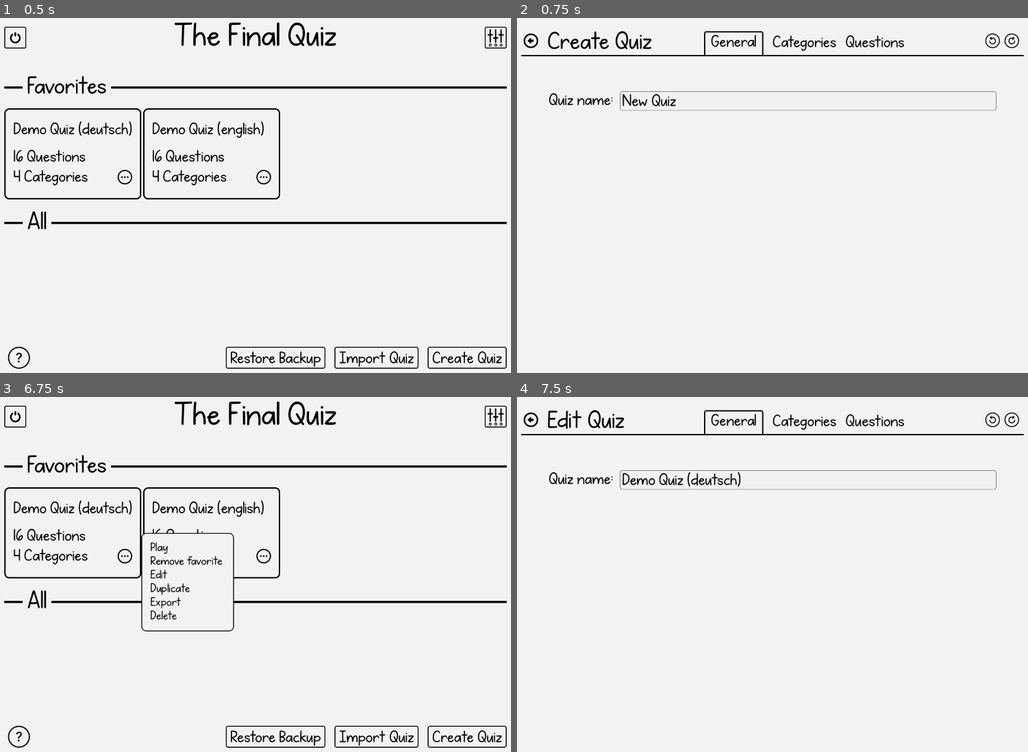
Above: before the commit, frames 1-4 (two rows, left to right).
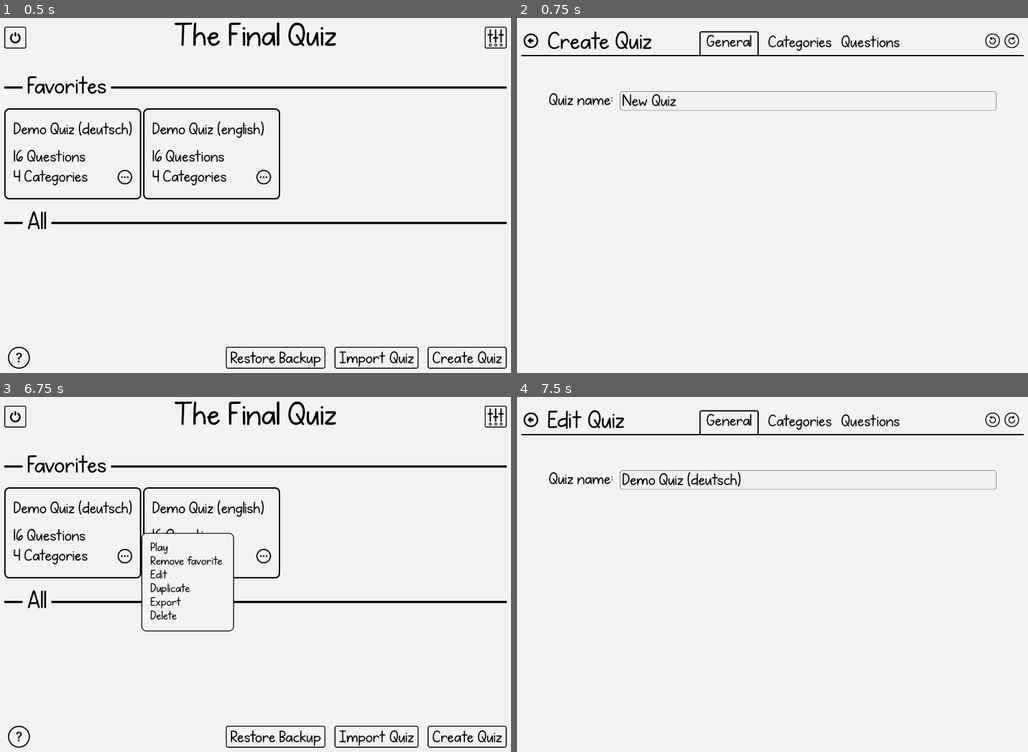
Above: after the commit, the same moments.

Repository: TheCheese42/abschlussquiz
Game: Godot game, scene res://scenes/main_window.tscn
The game is run twice, just before and just after one commit, with the same random seed, the same clock (stepped at 60 frames per second) and the same inputs.
Inputs (mouse positions are in pixels of both pictures, inside the frame that each line leads up to):
- Up to frame 1 (0.5 s): no input
- Up to frame 2 (0.75 s): click "Create Quiz" at 0.5 s
- Up to frame 3 (6.75 s): click (475, 418) at 1.25 s; click (495, 418) at 2 s; click (475, 418) at 2.75 s; click (495, 418) at 3.5 s; click (475, 418) at 4.25 s; click (495, 418) at 5 s; click (15, 418) at 5.75 s; click (122, 556) at 6.52 s
- Up to frame 4 (7.5 s): click "Edit" at 7.25 s

Frame 1 is identical in both runs. In frame 2, 0.7% of the frame differs, in the area x 35-76%, y 3-11%; in frame 3, nothing differs; in frame 4, 0.7%.

Commit message:
Fixed font not being applied on quiz name edit. Fixed visual issue with the tab bar overlapping with the edit quiz window title.

Diff:
--- a/project.godot
+++ b/project.godot
@@ -15,7 +15,7 @@
 "de": "Abschlussquiz",
 "en": "Final Quiz"
 }
-config/version="1.2.1"
+config/version="1.2.2"
 run/main_scene="uid://ppxc5dtytj0o"
 config/quit_on_go_back=false
 config/features=PackedStringArray("4.5", "Forward Plus")
--- a/scenes/create_quiz.tscn
+++ b/scenes/create_quiz.tscn
@@ -1,8 +1,7 @@
-[gd_scene load_steps=43 format=3 uid="uid://4hljjmc6pt2g"]
+[gd_scene load_steps=42 format=3 uid="uid://4hljjmc6pt2g"]
 
 [ext_resource type="Script" uid="uid://b48ff1ce8ovme" path="res://scripts/create_quiz.gd" id="1_mj7ud"]
 [ext_resource type="LabelSettings" uid="uid://mb0o2fex4fry" path="res://styles/labels/label_title_48.tres" id="2_3epqd"]
-[ext_resource type="FontFile" uid="uid://bitequibce137" path="res://assets/fonts/Simply the Best/KGSimplytheBest.otf" id="3_3b5p7"]
 [ext_resource type="LabelSettings" uid="uid://dt6e1w8og3low" path="res://styles/labels/label_content_32.tres" id="4_3epqd"]
 [ext_resource type="Texture2D" uid="uid://b4cq06hcb7fat" path="res://assets/textures/icons/plus-line-icon.png" id="5_3b5p7"]
 [ext_resource type="Texture2D" uid="uid://jc0oxlhfgu61" path="res://assets/textures/icons/close-square-line-icon.png" id="5_6ct6t"]
@@ -316,7 +315,6 @@
 layout_mode = 2
 size_flags_horizontal = 3
 theme_override_colors/font_color = Color(0, 0, 0, 1)
-theme_override_fonts/font = ExtResource("3_3b5p7")
 theme_override_font_sizes/font_size = 32
 theme_override_styles/normal = SubResource("StyleBoxFlat_3epqd")
 theme_override_styles/focus = SubResource("StyleBoxEmpty_3b5p7")
--- a/scripts/create_quiz.gd
+++ b/scripts/create_quiz.gd
@@ -51,6 +51,7 @@
 	save.update_questions()
 	rebuild_ui()
 	await get_tree().create_timer(0.0).timeout
+	tab_container.add_theme_constant_override("side_margin", roundi(title.size.x) + 160)
 	rebuild_ui()
 
 
Not shown, changed: version.txt
Not shown, changed: wix/x86_32/Product.wxs
Not shown, changed: wix/x86_64/Product.wxs
